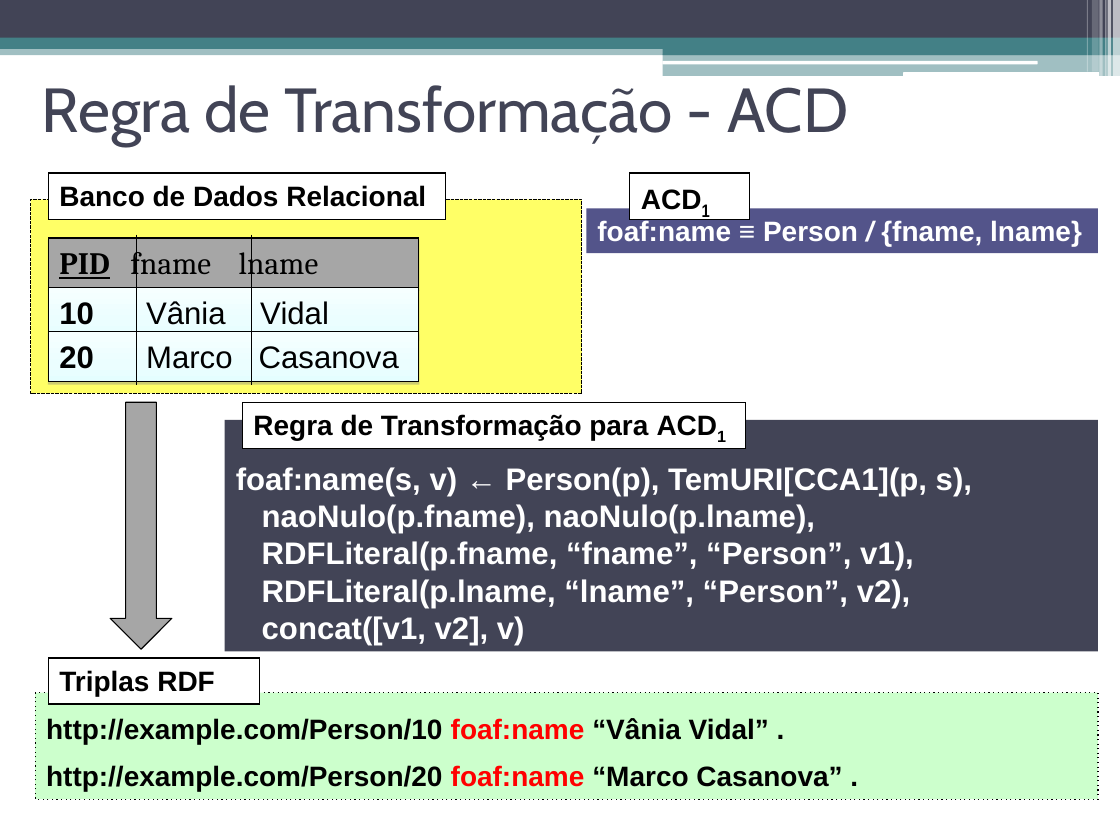
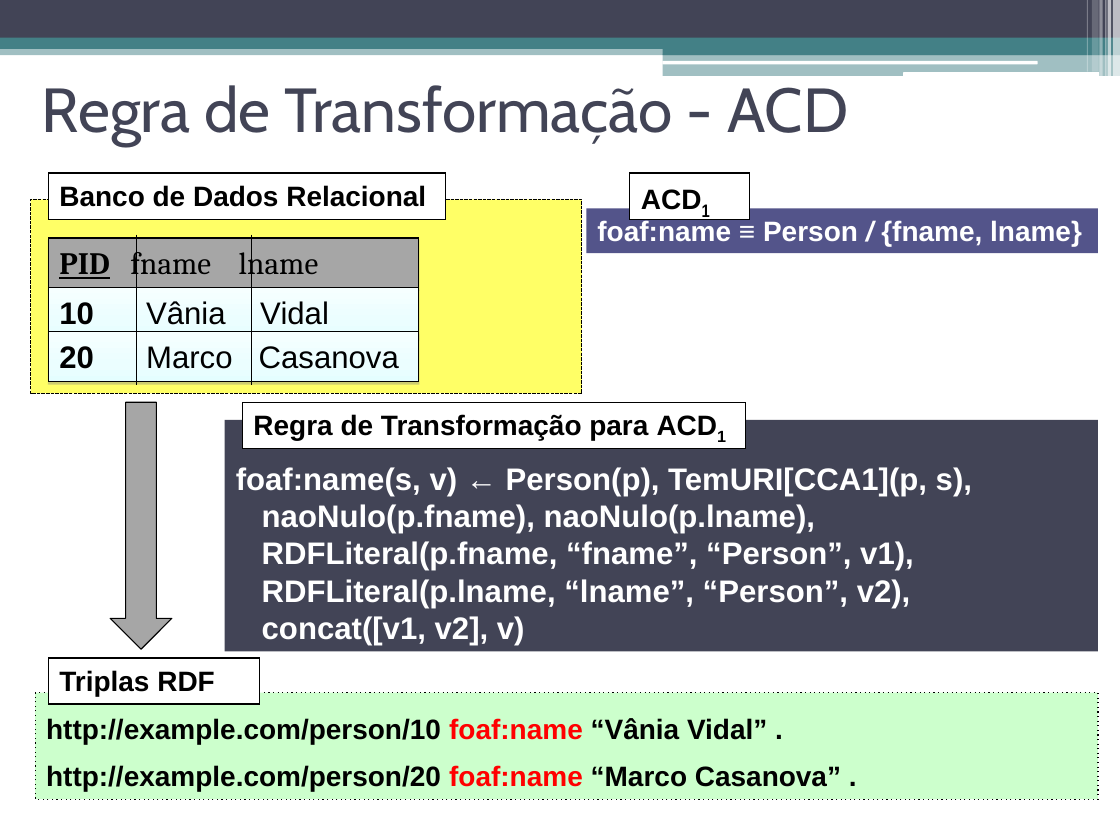
Before and after one commit to luiseufrasio/mestrado-ufc-eufrasio, a slide deck: slide 60 of dissertação/dissertacao_eufrasio-slides.pptx (slide 59 before the commit). Drawn at 1120x840 pixels with LibreOffice and Linux fonts; fonts in the diff are those of the drawing. Boxes give left, top, right and bottom in pixels: in the first picture for what was removed or moved away, otherwise in the second. Text is boxed around its words. In the diff, an @@ line names an element or a change of style, - is before the commit and + after.

```diff
--- a/dissertação/dissertacao_eufrasio-slides.pptx
+++ b/dissertação/dissertacao_eufrasio-slides.pptx
@@ text in rectangle at bbox=[46, 718, 841, 791]: text changed @@
-http://example.com/Person/10 foaf:name “Vânia Vidal” .
-http://example.com/Person/20 foaf:name “Marco Casanova” .
+http://example.com/person/10 foaf:name “Vânia Vidal” .
+http://example.com/person/20 foaf:name “Marco Casanova” .
```
Also in this commit, not shown: 4 other slides changed, 6 slides added, 11 slides removed, 1 other file.
